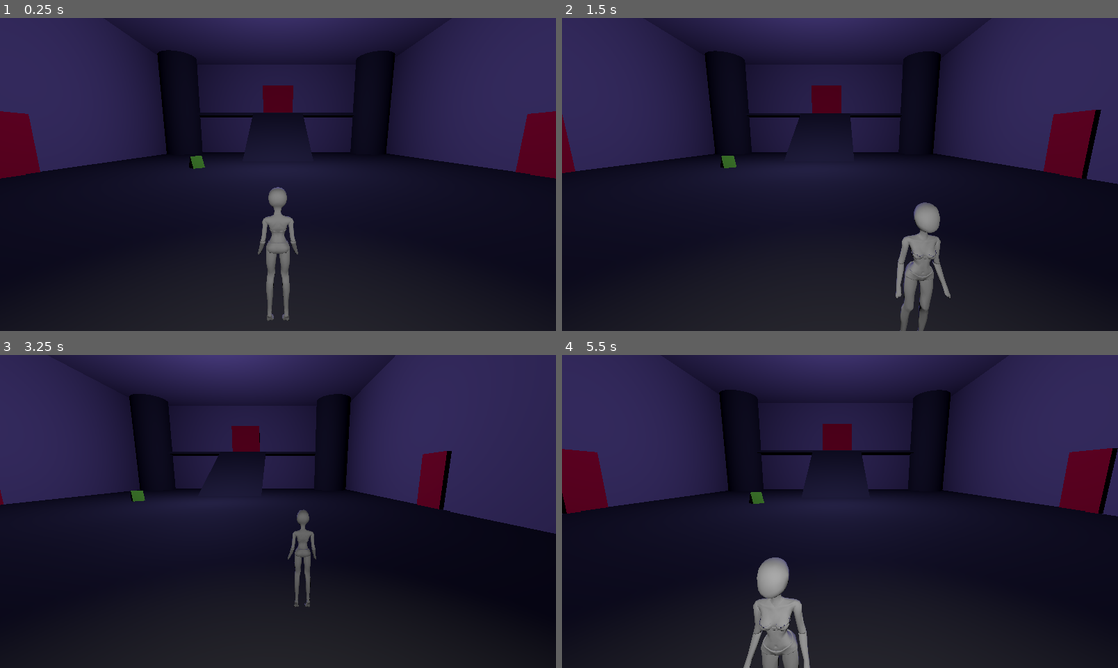
Above: before the commit, frames 1-4 (two rows, left to right).
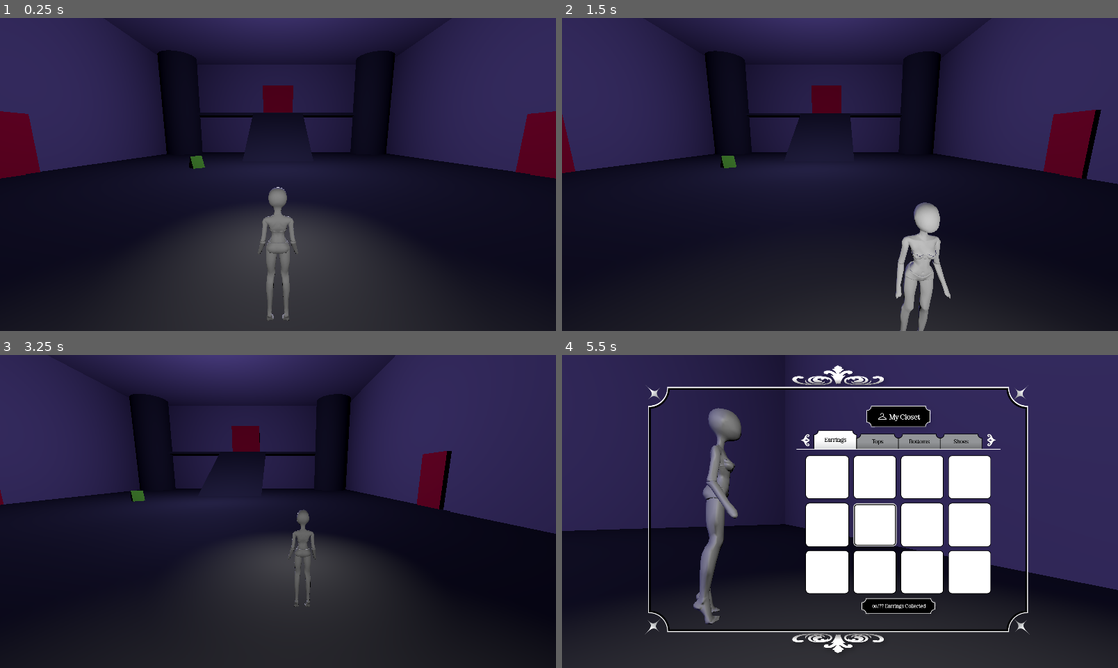
Above: after the commit, the same moments.

Repository: Tyger8540/dress-til-you-drop
Game: Godot game, scene res://scenes/main_hall.tscn
Two runs of this game, one before a commit and one after it. Both use one fixed random seed, a clock stepped at 60 frames per second and the inputs below. This scene is started directly instead of the project's main scene. The engine's default icon, where the game draws it, is replaced by a stand-in: a white triangle on a blue panel in a dark square.
Inputs (mouse positions are in pixels of both pictures, inside the frame that each line leads up to):
- Up to frame 1 (0.25 s): no input
- Up to frame 2 (1.5 s): tap Enter (ui_accept) at 0.5, 0.77 s; move the mouse to (962, 158) at 0.52 s; hold D (move_right) 0.53-1.28 s; hold E (interact) 0.53-1.28 s; click (962, 158) at 0.67 s; move the mouse to (728, 190) at 1.27 s; hold S (move_backward) from 1.28 s (still down); tap G (windowed) at 1.35 s
- Up to frame 3 (3.25 s): tap Enter (ui_accept) at 1.52, 3.02 s; move the mouse to (333, 442) at 2.02 s; release S (move_backward) at 2.03 s; hold D (move_right) 2.03-2.78 s; hold E (interact) 2.03-2.78 s; move the mouse to (250, 574) at 2.77 s; hold W (move_forward) from 2.78 s (still down); tap G (windowed) at 2.85 s; click (250, 574) at 2.92 s
- Up to frame 4 (5.5 s): move the mouse to (1006, 558) at 3.52 s; release W (move_forward) at 3.53 s; hold E (interact) 3.53-4.28 s; hold A (move_left) 3.53-5.03 s; tap Enter (ui_accept) at 3.77, 4.52 s; tap I (inventory, bound only after the commit) at 4.15 s; move the mouse to (673, 464) at 4.27 s; tap G (windowed) at 4.35 s; move the mouse to (867, 511) at 5.02 s; hold S (move_backward) from 5.03 s (still down); hold E (interact) from 5.03 s (still down); click (867, 511) at 5.17 s

The runs differ from the first frame. In frame 1, 4.8% of the frame differs, in the area x 34-66%, y 54-96%; in frame 2, 1.9%; in frame 3, 3.9%; in frame 4, 41%, in the area x 0-100%, y 0-100%.

Commit message:
Inventory Menu Integrated

Diff:
--- a/dress-til-you-drop/project.godot
+++ b/dress-til-you-drop/project.godot
@@ -76,3 +76,8 @@
 "events": [Object(InputEventKey,"resource_local_to_scene":false,"resource_name":"","device":-1,"window_id":0,"alt_press …(192 unchanged characters)…
 ]
 }
+inventory={
+"deadzone": 0.2,
+"events": [Object(InputEventKey,"resource_local_to_scene":false,"resource_name":"","device":-1,"window_id":0,"alt_pressed":false,"shift_pressed":false,"ctrl_pressed":false,"meta_pressed":false,"pressed":false,"keycode":0,"physical_keycode":73,"key_label":0,"unicode":105,"location":0,"echo":false,"script":null)
+]
+}
--- a/dress-til-you-drop/scenes/main_hall.tscn
+++ b/dress-til-you-drop/scenes/main_hall.tscn
@@ -10,6 +10,8 @@
 [ext_resource type="Resource" uid="uid://cu4jrgrm8eq5n" path="res://resources/dialog/photoshoot_locked.tres" id="4_xs61c"]
 [ext_resource type="Material" uid="uid://djombhx4qb3pp" path="res://resources/materials/green_material.tres" id="5_in4so"]
 [ext_resource type="PackedScene" uid="uid://dmecdf4b0ub0k" path="res://scenes/move_follow_camera.tscn" id="7_dbmwu"]
+[ext_resource type="Script" uid="uid://dvwxpheb3tytc" path="res://scripts/inventory_camera.gd" id="8_6hdfs"]
+[ext_resource type="PackedScene" uid="uid://b2x3rd7m3rywc" path="res://scenes/inventory_ui.tscn" id="12_p52to"]
 
 [sub_resource type="BoxMesh" id="BoxMesh_muuyn"]
 
@@ -329,6 +331,17 @@
 [node name="Player" parent="." node_paths=PackedStringArray("current_cam") instance=ExtResource("1_cptfm")]
 transform = Transform3D(1, 0, 0, 0, 1, 0, 0, 0, 1, 11.5, 1.0999999, 0)
 current_cam = NodePath("../MoveFollowCamera")
+
+[node name="InventoryCamera" type="Camera3D" parent="Player" node_paths=PackedStringArray("inventory_ui", "player")]
+transform = Transform3D(-0.5000001, 0, -0.8660254, 0, 1, 0, 0.8660254, 0, -0.5000001, -2.500001, 0.19999993, 7.450581e-09)
+script = ExtResource("8_6hdfs")
+inventory_ui = NodePath("../../InventoryUI")
+player = NodePath("..")
+metadata/_custom_type_script = "uid://dvwxpheb3tytc"
+
+[node name="OmniLight3D" type="OmniLight3D" parent="Player/InventoryCamera"]
+transform = Transform3D(1, 0, 2.9802322e-08, 0, 1, 0, -2.9802322e-08, 0, 1, 0, 0.9000001, 0)
+light_energy = 2.5
 
 [node name="MoveFollowCamera" parent="." node_paths=PackedStringArray("player") instance=ExtResource("7_dbmwu")]
 transform = Transform3D(-4.222196e-08, -0.17364818, 0.9848078, 1.1313337e-08, 0.9848078, 0.17364818, -1, 1.8473228e-08, -3.9615973e-08, 14.4, 3, 0)
@@ -357,3 +370,6 @@
 light_energy = 9.412
 light_size = 0.28
 omni_range = 42.657
+
+[node name="InventoryUI" parent="." instance=ExtResource("12_p52to")]
+visible = false
--- /dev/null
+++ b/dress-til-you-drop/scripts/inventory_camera.gd
@@ -0,0 +1,35 @@
+class_name InventoryCamera
+extends Camera
+
+@export var inventory_ui: Control
+
+var last_cam: Camera
+
+
+# Called when the node enters the scene tree for the first time.
+func _ready() -> void:
+	pass # Replace with function body.
+
+
+# Called every frame. 'delta' is the elapsed time since the previous frame.
+func _physics_process(_delta: float) -> void:
+	#look_at(player.global_position)
+
+	if Input.is_action_just_pressed("inventory"):
+		if not player.in_inventory:
+			last_cam = player.current_cam
+			last_cam.visible = false
+			visible = true
+			inventory_ui.visible = true
+			top_level = true
+			player.in_inventory = true
+			player.current_cam = self
+			set_cam(self)
+		else:
+			last_cam.visible = true
+			visible = false
+			inventory_ui.visible = false
+			top_level = false
+			player.in_inventory = false
+			player.current_cam = last_cam
+			set_cam(last_cam)
--- a/dress-til-you-drop/scripts/player.gd
+++ b/dress-til-you-drop/scripts/player.gd
@@ -1,6 +1,5 @@
 class_name Player
 extends CharacterBody3D
-
 
 const SPEED = 5.0
 const JUMP_VELOCITY = 4.5
@@ -10,6 +9,7 @@
 var move_direction: Vector3
 var locked_cam_orientation: float = 0.0
 var move_orientation_locked: bool = false
+var in_inventory: bool = false
 
 @onready var body: MeshInstance3D = $Body
 @onready var accessory: MeshInstance3D = $Body/Accessory
@@ -35,7 +35,7 @@
 
 	if move_direction:
 		if not move_orientation_locked:
-			locked_cam_orientation = current_cam.rotation.y
+			locked_cam_orientation = current_cam.global_rotation.y
 			move_orientation_locked = true
 
 		look_at(global_position + move_direction)
@@ -47,6 +47,9 @@
 		velocity.x = move_toward(velocity.x, 0, SPEED)
 		velocity.z = move_toward(velocity.z, 0, SPEED)
 
+	if in_inventory:
+		return
+
 	move_and_slide()
 
 
Not shown: 1 places in dress-til-you-drop/scenes/main_hall.tscn that only renumber resources
Not shown, added: dress-til-you-drop/scripts/inventory_camera.gd.uid
